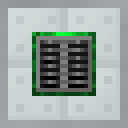
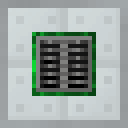
Before/after of a 128×128 layered artwork. What changed in the layer stack:
showed "Вставленный слой #6" over box(32, 32, 96, 96)
hid "Вставленный слой #1" over box(32, 32, 96, 96)
